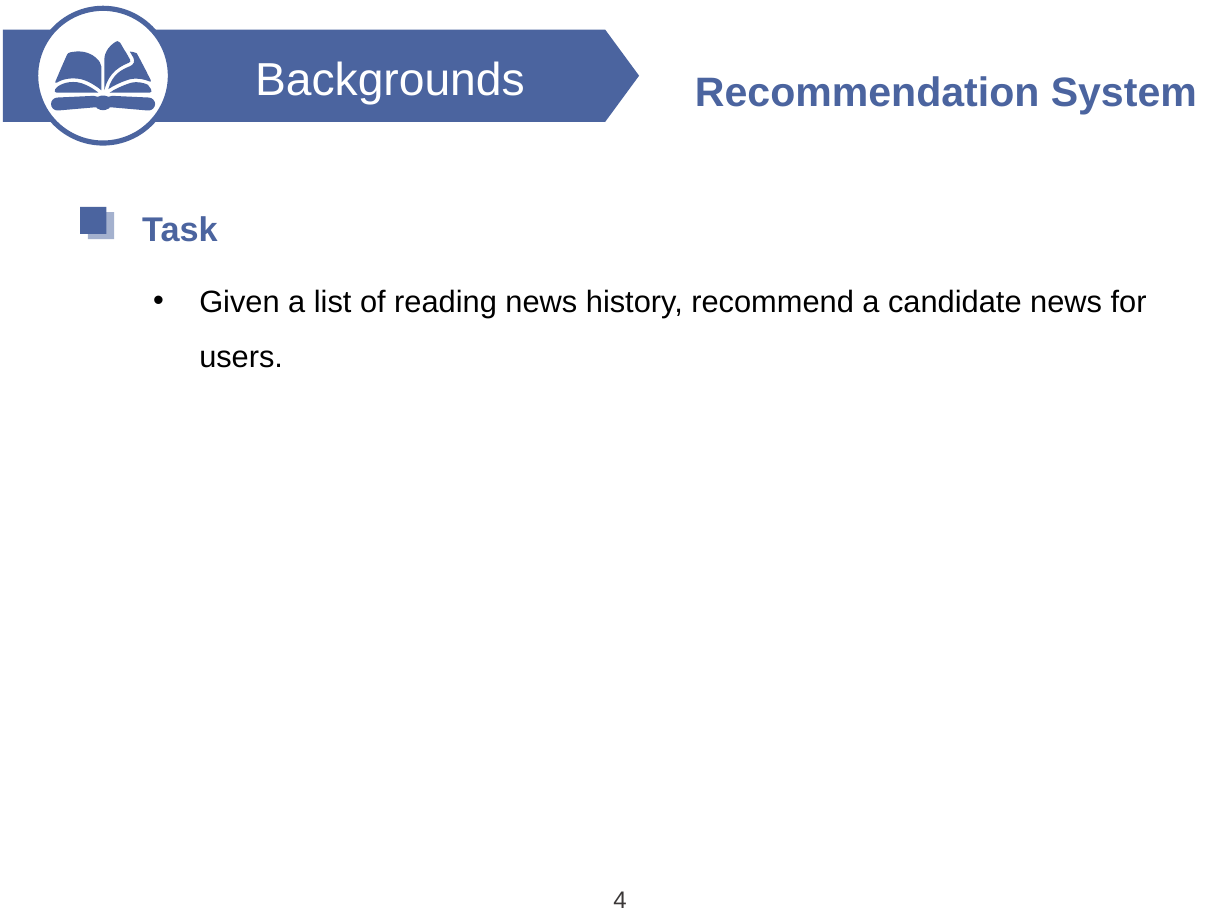
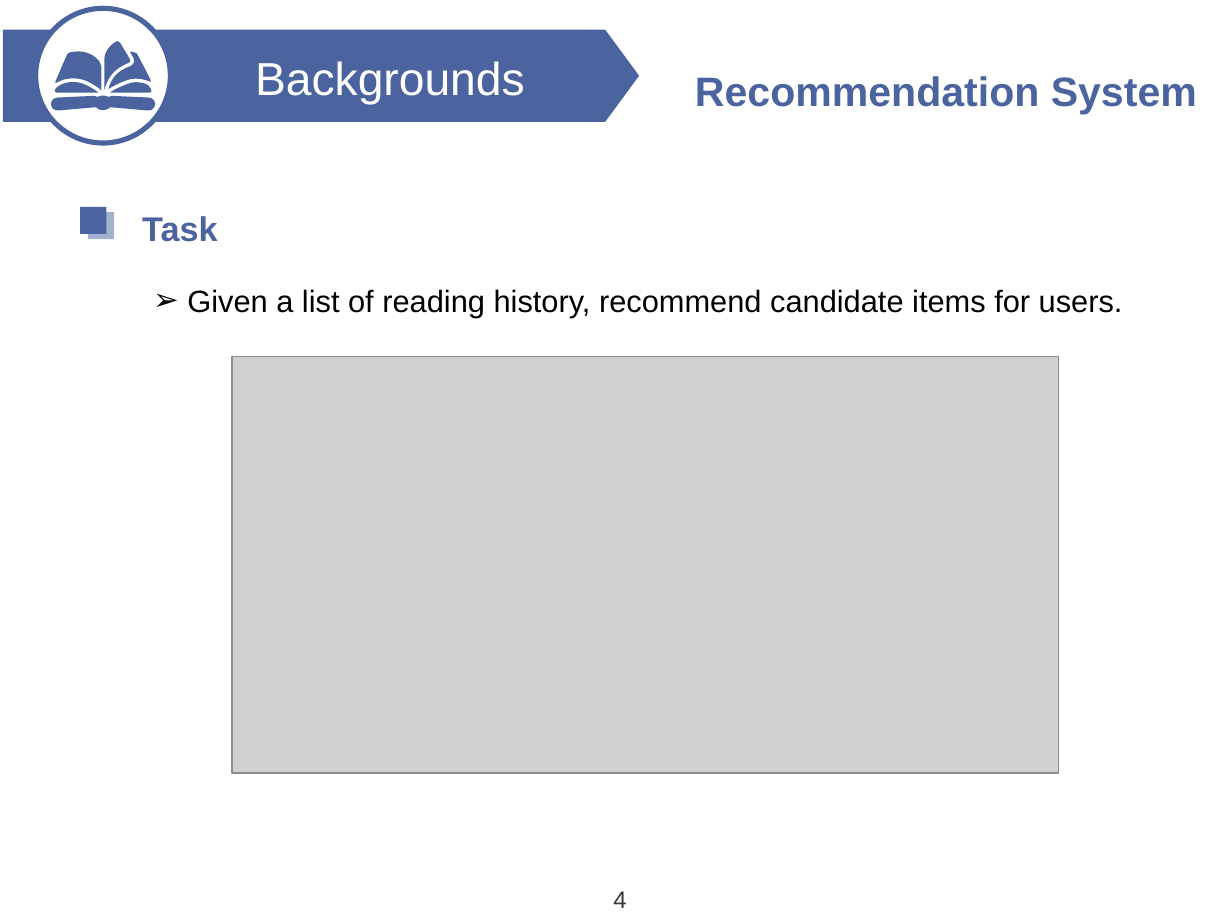
Before and after one commit to ZP1481616577/DAN-for-News-Recommendation, a slide deck: slide 4 of AAAI2018.pptx. Drawn at 1232x924 pixels with LibreOffice and Linux fonts; fonts in the diff are those of the drawing; grey boxes stand for pictures. Boxes give left, top, right and bottom in pixels: in the first picture for what was removed or moved away, otherwise in the second. Text is boxed around its words. In the diff, an @@ line names an element or a change of style, - is before the commit and + after.

```diff
--- a/AAAI2018.pptx
+++ b/AAAI2018.pptx
@@ text at (187,289,1123,317): text changed @@
-• Given a list of reading news history, recommend a candidate news for users.
+➢ Given a list of reading history, recommend candidate items for users.
@@ picture added at (232,357,1058,774) @@
```
Also in this commit, not shown: 12 other slides changed.
